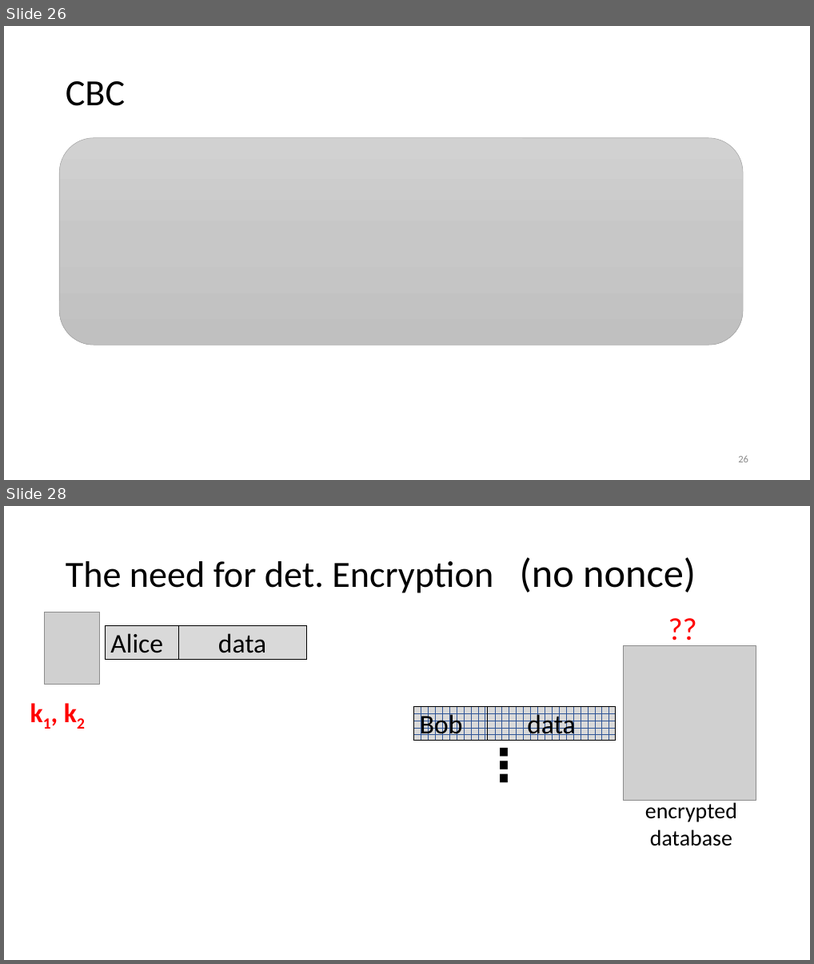
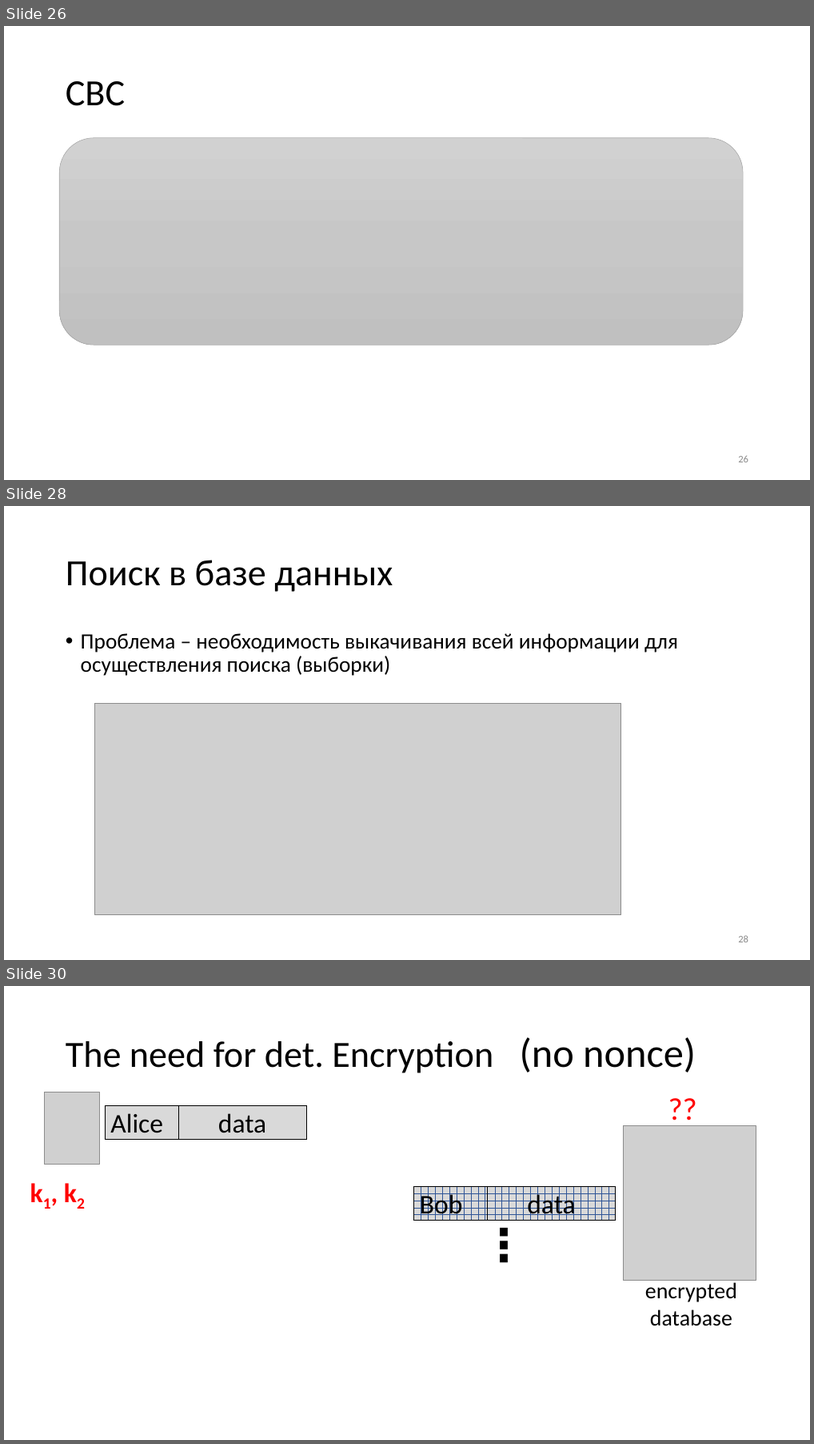
Before and after one commit to GeorgyFirsov-s-forks/CryptoLectures, a slide deck: Lectures/Lecture8.pptx. Shown one above the other, each under a label of ours: slides 26 and 28 before the commit, slides 26, 28 and 30 after it; the slides between them are not shown. The pictures are 814x964 and 814x1444 pixels, drawn with LibreOffice and Linux fonts; fonts in the diff are those of the drawing; grey boxes stand for pictures. Boxes give left, top, right and bottom in pixels: in the first picture for what was removed or moved away, otherwise in the second. Text is boxed around its words. In the diff, an @@ line names an element or a change of style, - is before the commit and + after.

```diff
--- a/Lectures/Lecture8.pptx
+++ b/Lectures/Lecture8.pptx
@@ slide 28 added at (x1=4, y1=506, x2=810, y2=960), background #FFFFFF @@
@@ title added at (x1=66, y1=560, x2=393, y2=592), 44 pt, text #000000 @@
+Поиск в базе данных
@@ text added at (x1=81, y1=633, x2=678, y2=676), 26 pt, text #000000 @@
+• Проблема – необходимость выкачивания всей информации для осуществления поиска (выборки)
@@ picture added at (x1=94, y1=704, x2=621, y2=915) @@
@@ page number added at (x1=738, y1=935, x2=749, y2=942), 12 pt, text #8C8C8C @@
+28
@@ what was slide 28 is now slide 30 @@
```
Also in this commit, not shown: 4 slides changed, 4 other slides added, 3 other files.
